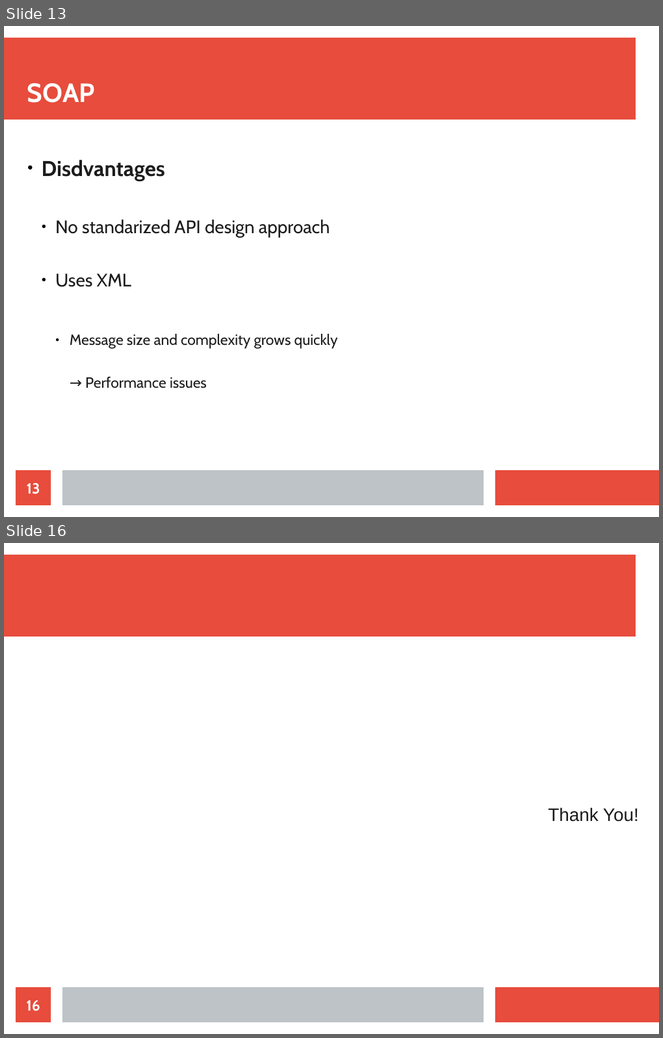
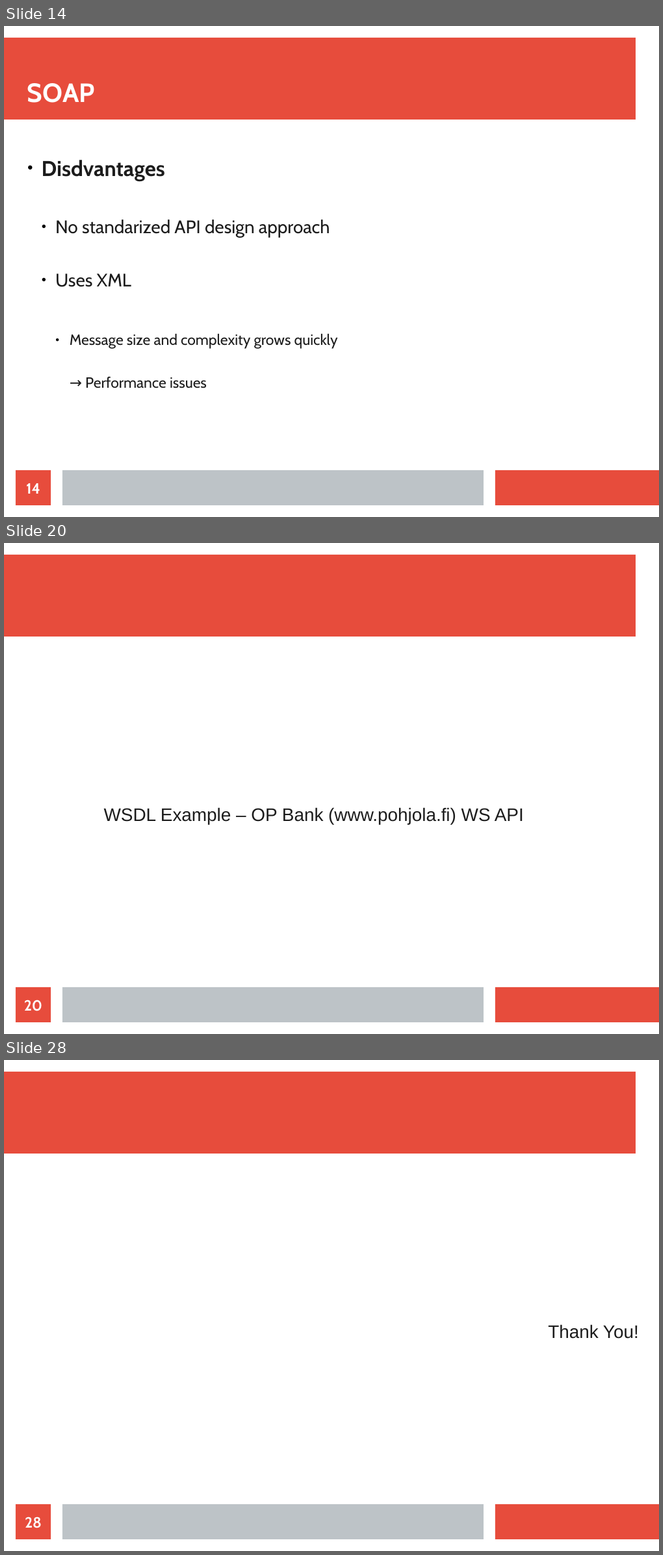
Before and after one commit to maxotta/pia-labs, a slide deck: lectures/ws_wsockets/ws_wsockets.odp. Shown one above the other, each under a label of ours: slides 13 and 16 before the commit, slides 14, 20 and 28 after it; the slides between them are not shown. The pictures are 663x1038 and 663x1555 pixels, drawn with LibreOffice and Linux fonts; fonts in the diff are those of the drawing. Boxes give left, top, right and bottom in pixels: in the first picture for what was removed or moved away, otherwise in the second. Text is boxed around its words. In the diff, an @@ line names an element or a change of style, - is before the commit and + after.

```diff
--- a/lectures/ws_wsockets/ws_wsockets.odp
+++ b/lectures/ws_wsockets/ws_wsockets.odp
@@ slide 20 added at [4,543,659,1034], background #FFFFFF; not listed: 3 template elements that a slide beside it also shows @@
@@ subtitle added at [104,808,524,824], 22 pt, text #1C1C1C @@
+WSDL Example – OP Bank (www.pohjola.fi) WS API
@@ page number added at [16,988,51,1023], fill #E74C3C, 18 pt, text #FFFFFF, bold @@
+20
@@ what was slide 13 is now slide 14 @@
@@ page number at [26,484,40,494]: text changed @@
-13
+14
@@ what was slide 16 is now slide 28 @@
@@ page number at [25,1517,42,1529]: text changed @@
-16
+28
```
Also in this commit, not shown: 5 slides changed, 11 other slides added.
